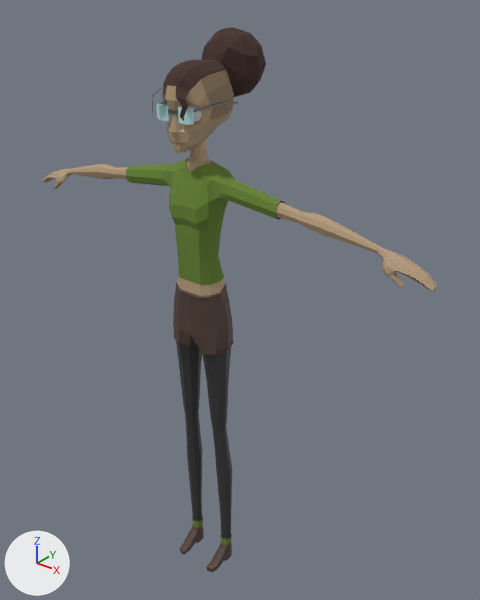
An edit to the FBX model Assets/Resources/Models/Players/New Models/Nerd.fbx, drawn before and after from the same camera.
One viewpoint serves both versions: a 50 mm camera at (3.94, -4.25, 6.13) aimed at (0.11, 0.54, 3.16). Arrows for +X, +Y and +Z are at lower left; the lights stay in place. Where no turn or scale is listed for an object, it has been applied to the vertices.

The scene before the commit, as lines of its bpy script (objects in view):
```python
mat_primary = principled_material('Primary')
mat_primary.base_color = (0.133, 0.232, 0.0339)  # green #668434
mat_primary.roughness = 1.0
me_cube = bpy.data.meshes.new('Cube')
me_cube.from_pydata(...)  # 1229 vertices, 1261 faces; spans x -2.31..2.31, y -0.37..0.79, z -2.65..3.09
me_cube.materials.append(mat_material)  # white #e7e7e7
me_cube.materials.append(mat_hair)  # brown #442f29
me_cube.materials.append(mat_glassesframes)  # cyan #b9e6e7
me_cube.materials.append(mat_frames)  # grey #7d7d7d
me_cube.materials.append(mat_primary)  # green #668434
me_cube.materials.append(mat_secondary)  # brown #503e36
me_cube.materials.append(mat_tertiary)  # black #373737
me_cube.materials.append(mat_skin)  # beige #b59b7a
me_cube.materials.append(mat_undereye)  # brown #8c6264
me_cube.materials.append(mat_eyes)  # dark green #143510
me_cube.materials.append(mat_undercut)  # brown #937e63
ob_body = bpy.data.objects.new('Body', me_cube)
ob_body.location = (0.0, 0.06, 2.65)
```
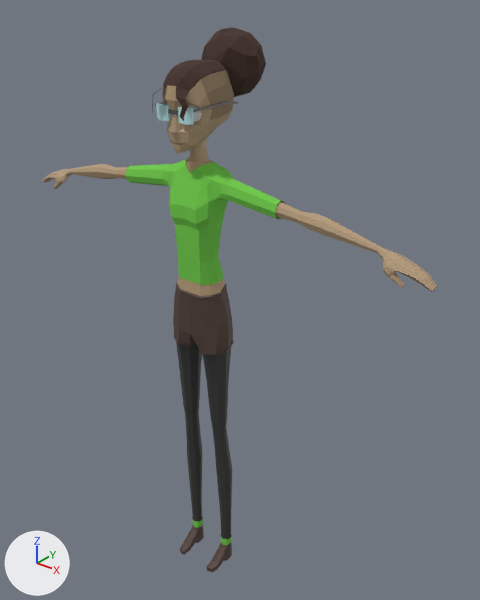
The change, as a list of edits to the scene's bpy script:
```text
Change mat_primary:
    mat_primary.base_color: (0.133, 0.232, 0.0339) -> (0.162, 0.598, 0.067)  # green #668434 -> green #70cb49
```

Changed parts and their boxes (x1, y1, x2, y2) in the pictures (480 x 600 px):
'Body', recoloured
    both: (123, 157, 284, 548)
